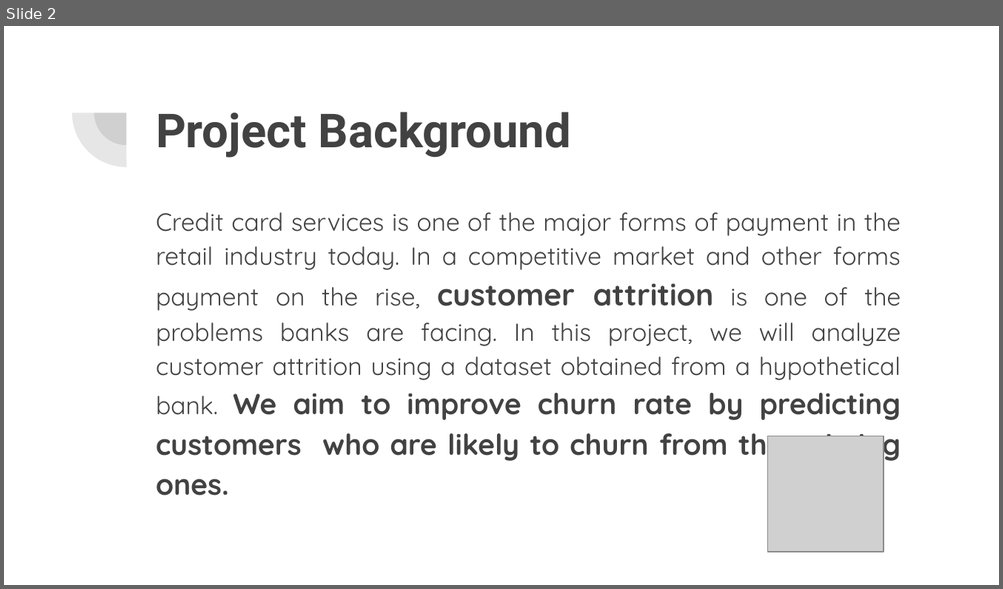
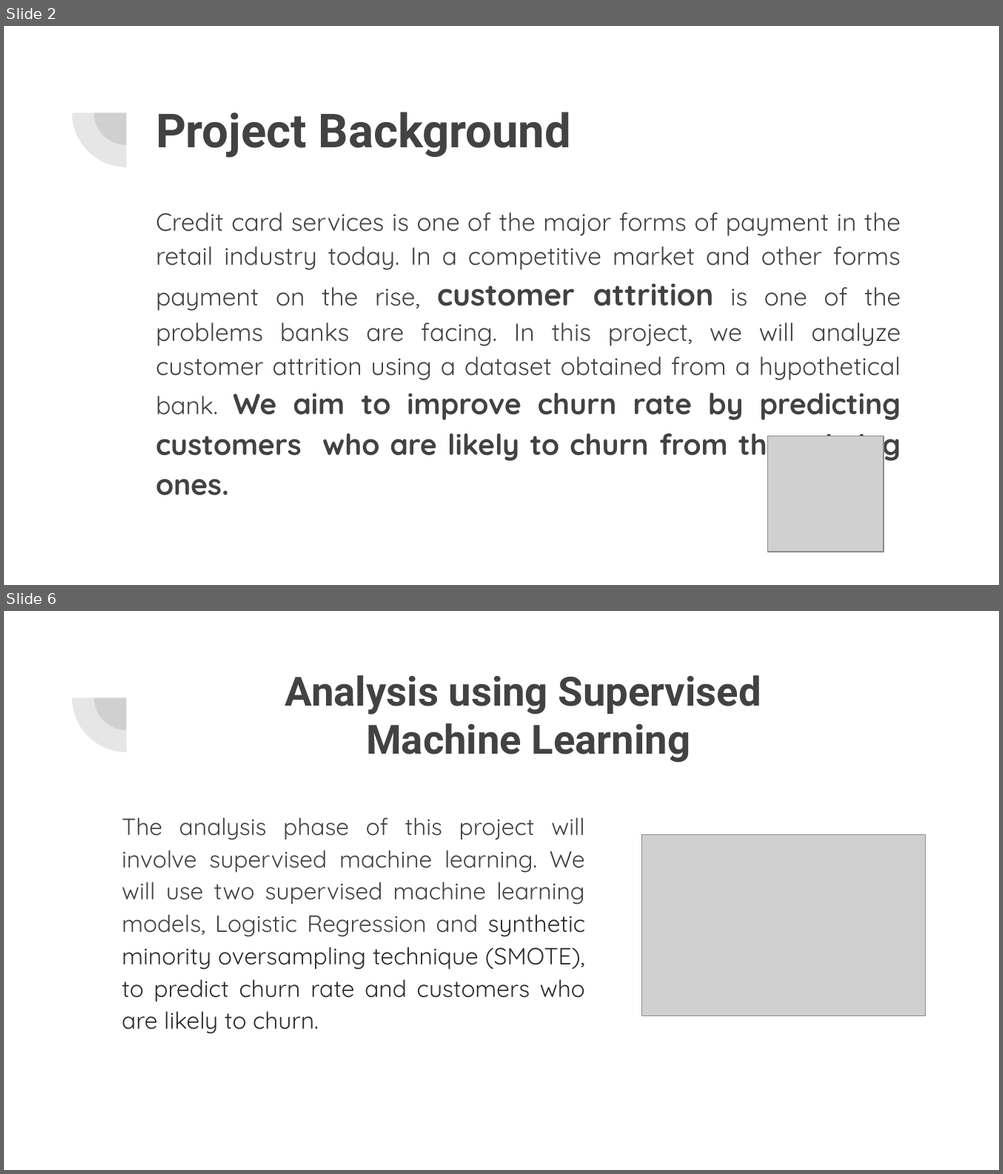
Before and after one commit to KHembrick/The_Final_Project, a slide deck: Project Presentation.pptx. Shown one above the other, each under a label of ours: slide 2 before the commit, slides 2 and 6 after it; the slides between them are not shown. The pictures are 1003x589 and 1003x1174 pixels, drawn with LibreOffice and Linux fonts; fonts in the diff are those of the drawing; grey boxes stand for pictures. Boxes give left, top, right and bottom in pixels: in the first picture for what was removed or moved away, otherwise in the second. Text is boxed around its words. In the diff, an @@ line names an element or a change of style, - is before the commit and + after.

```diff
--- a/Project Presentation.pptx
+++ b/Project Presentation.pptx
@@ slide 6 added at (4,611,999,1170), background #FFFFFF; not listed: 2 template elements that a slide beside it also shows @@
@@ title added at (285,675,761,763), 29.2 pt, text #424242, bold @@
+Analysis using Supervised
+Machine Learning
@@ text added at (122,817,586,1034), 17 pt, text #424242 @@
+The analysis phase of this project will involve supervised machine learning. We will use two supervised machine learning models, Logistic Regression and synthetic minority oversampling technique (SMOTE), to predict churn rate and customers who are likely to churn.
@@ picture added at (642,834,925,1016) @@
```
Also in this commit, not shown: 1 slide changed, 2 other slides added, 1 slide removed.
